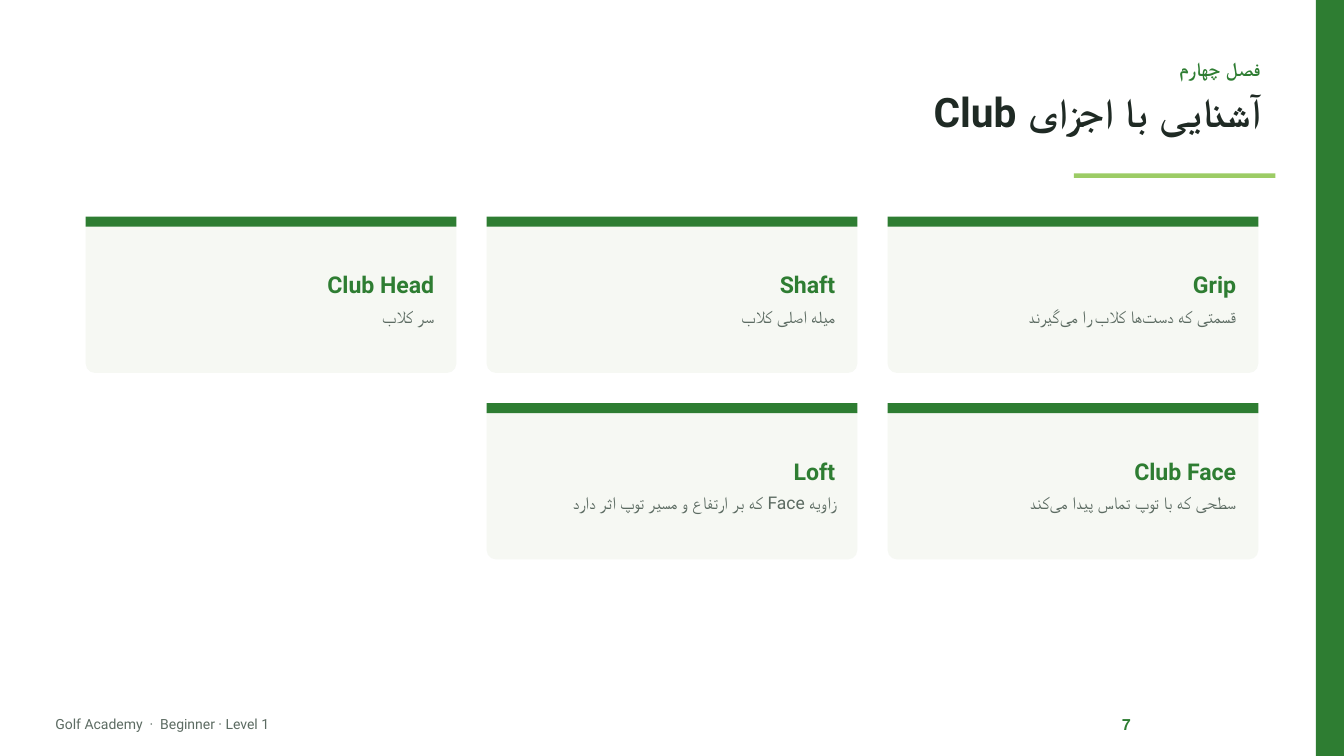
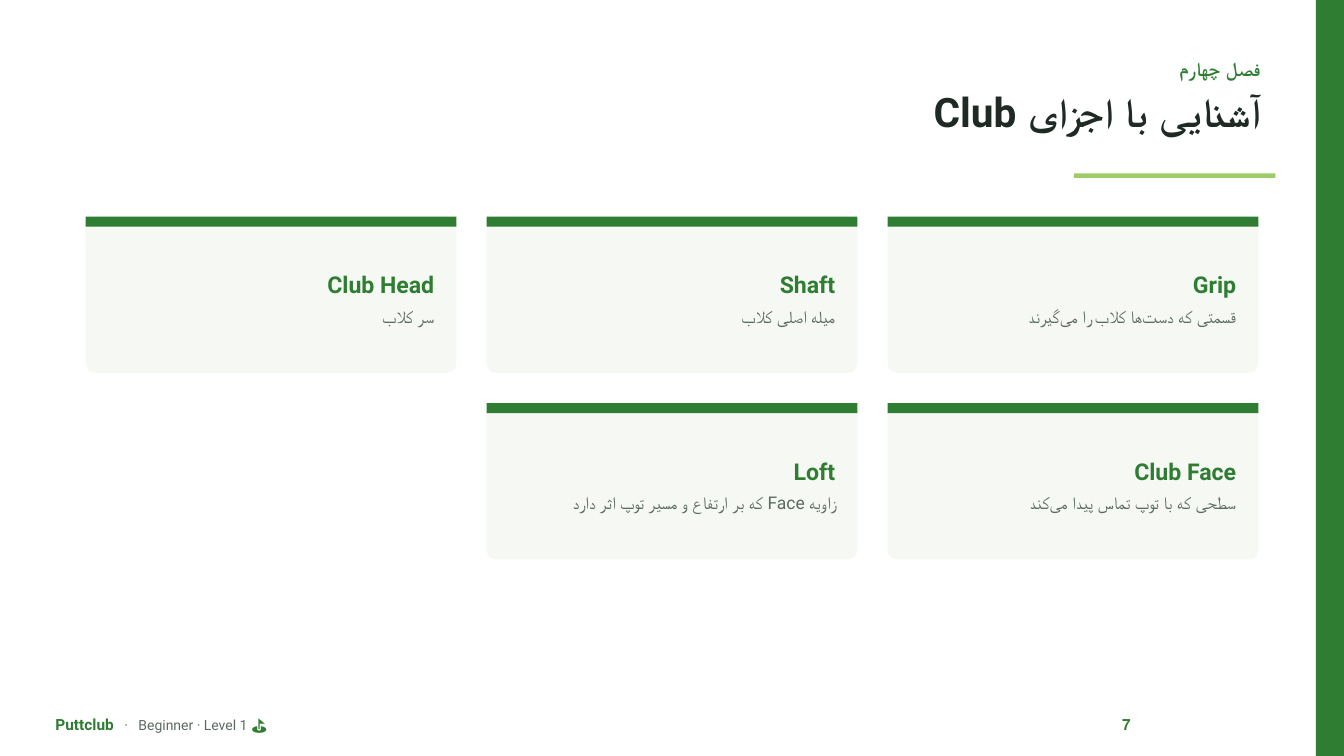
Before and after one commit to mvbabak556-bot/golf-academy-pro, a slide deck: slide 7 of presentations/01_دوره_مقدماتی_گلف.pptx. Drawn at 1344x756 pixels with LibreOffice and Linux fonts; fonts in the diff are those of the drawing. Boxes give left, top, right and bottom in pixels: in the first picture for what was removed or moved away, otherwise in the second. Text is boxed around its words. In the diff, an @@ line names an element or a change of style, - is before the commit and + after.

Commit message:
Upgrade decks: embed Vazirmatn font, add Puttclub branding and instructor Elham Talebi

```diff
--- a/presentations/01_دوره_مقدماتی_گلف.pptx
+++ b/presentations/01_دوره_مقدماتی_گلف.pptx
@@ text at bbox=[55, 718, 248, 733]: text changed @@
-Golf Academy · Beginner · Level 1
+⛳ Puttclub · Beginner · Level 1
```
Also in this commit, not shown: 27 other slides changed, 13 other files.
